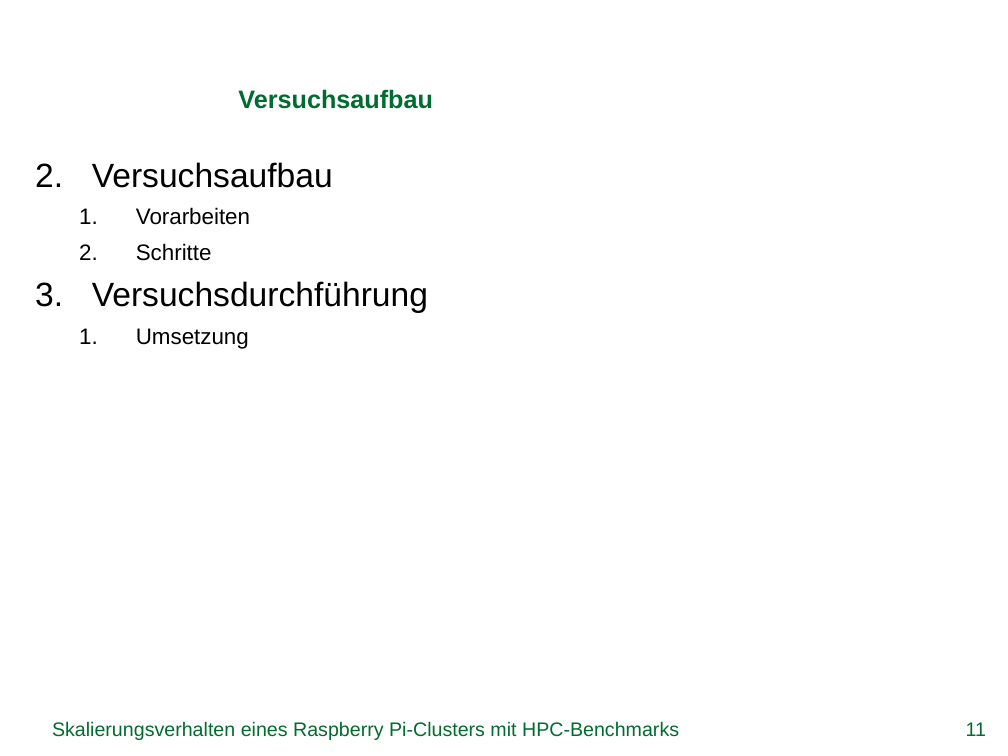
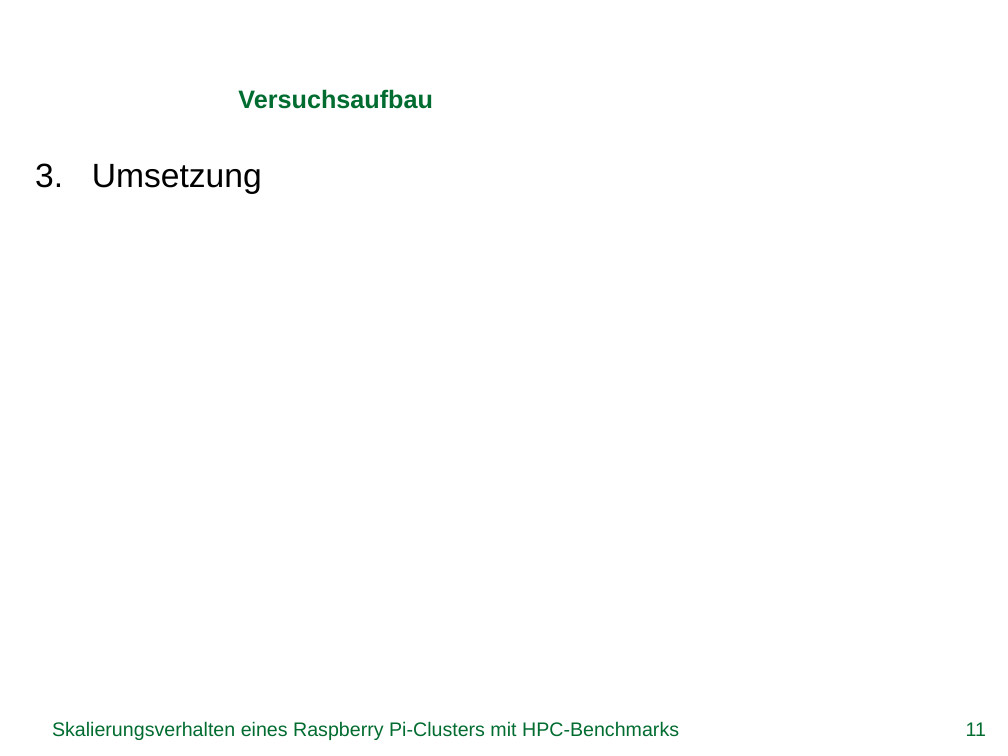
Before and after one commit to missgreenwood/bachelor-arbeit, a slide deck: slide 11 of Disputation/grei14.pptx. Drawn at 1008x756 pixels with LibreOffice and Linux fonts; fonts in the diff are those of the drawing; background and template pictures are left out. Boxes give left, top, right and bottom in pixels: in the first picture for what was removed or moved away, otherwise in the second. Text is boxed around its words. In the diff, an @@ line names an element or a change of style, - is before the commit and + after.

```diff
--- a/Disputation/grei14.pptx
+++ b/Disputation/grei14.pptx
@@ text "Umsetzung" at (x1=92, y1=164, x2=262, y2=194): size 16 to 24 pt; list level 2 to 1 in "Umsetzung" @@
@@ text at (x1=92, y1=162, x2=428, y2=313): paragraphs removed @@
-2. Versuchsaufbau
-  1. Vorarbeiten
-  2. Schritte
-3. Versuchsdurchführung
```
Also in this commit, not shown: 3 other slides changed, 1 other file.
